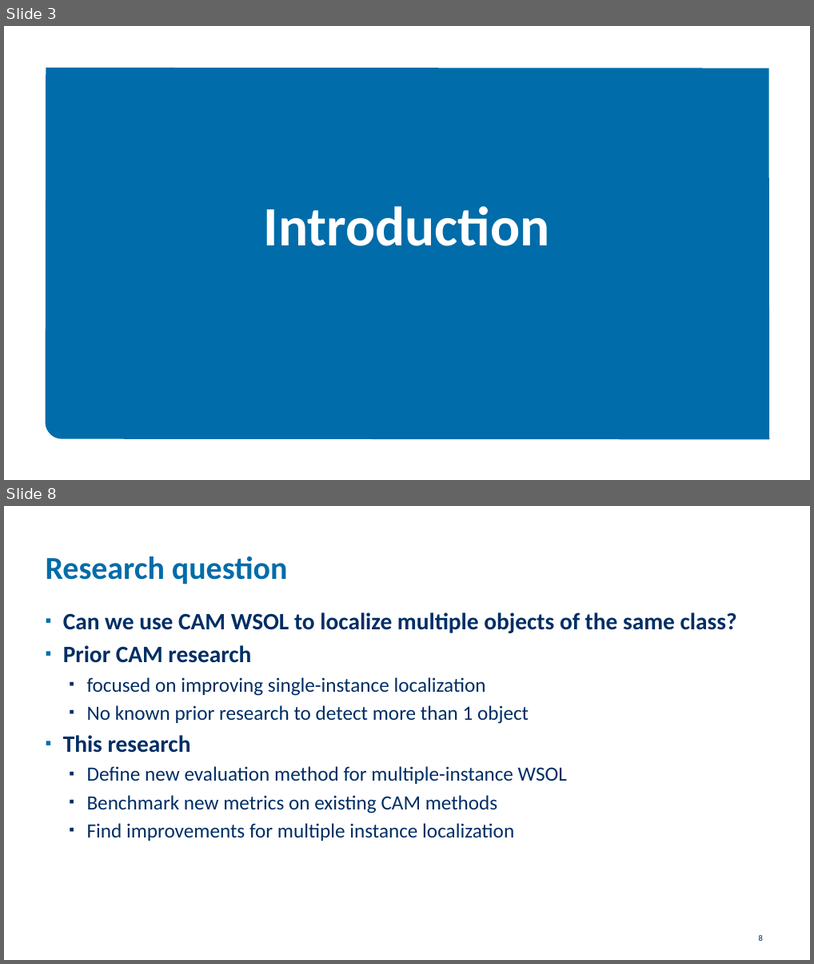
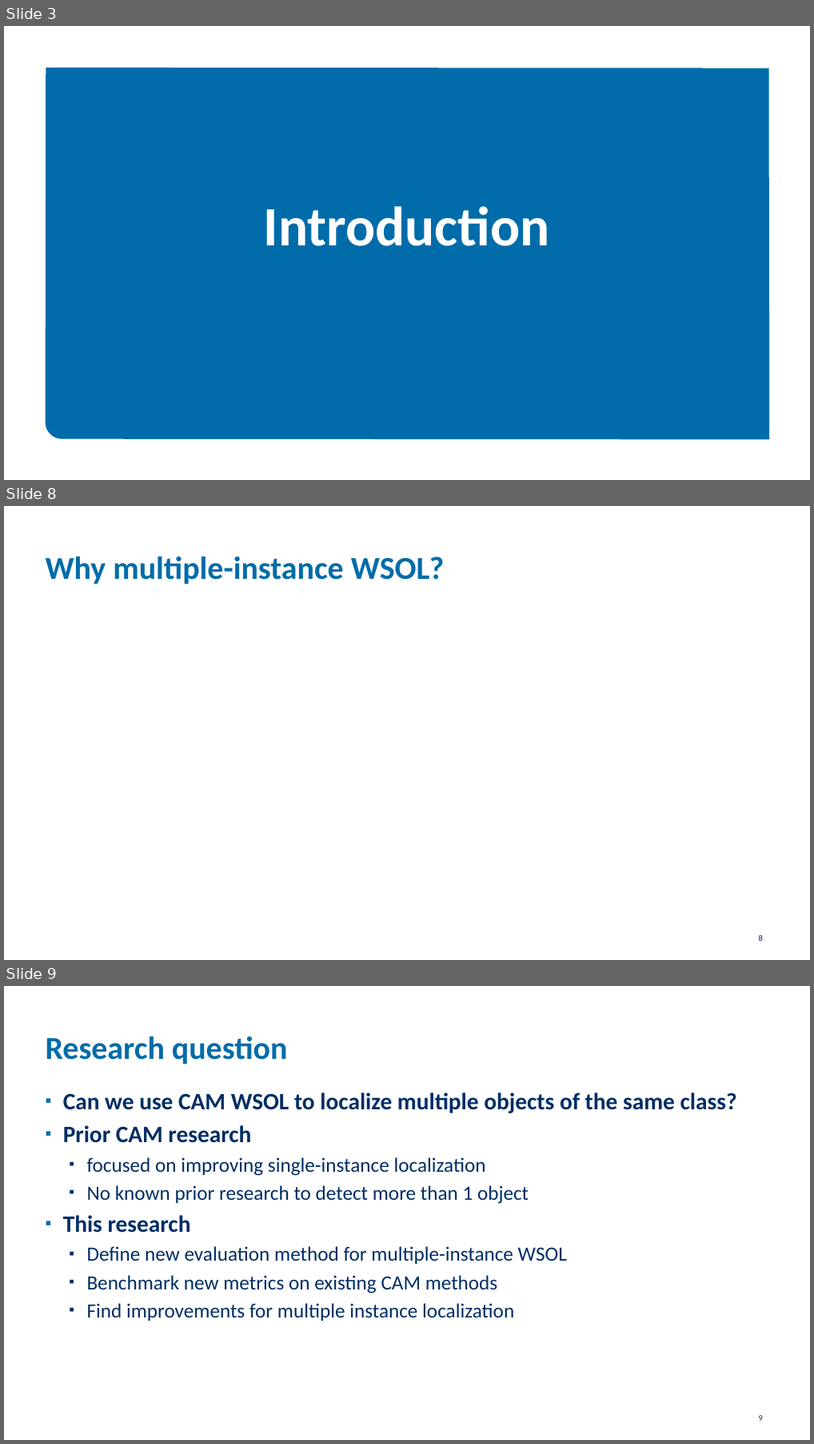
Before and after one commit to goemaereg/thesis, a slide deck: docs/pres_midterm.pptx. Shown one above the other, each under a label of ours: slides 3 and 8 before the commit, slides 3, 8 and 9 after it; the slides between them are not shown. The pictures are 814x964 and 814x1444 pixels, drawn with LibreOffice and Linux fonts; fonts in the diff are those of the drawing; background and template pictures are left out. Boxes give left, top, right and bottom in pixels: in the first picture for what was removed or moved away, otherwise in the second. Text is boxed around its words. In the diff, an @@ line names an element or a change of style, - is before the commit and + after.

```diff
--- a/docs/pres_midterm.pptx
+++ b/docs/pres_midterm.pptx
@@ slide 8 added at (4,506,810,960), background #FFFFFF @@
@@ title added at (46,556,444,584), 38 pt, text #006CA9, bold @@
+Why multiple-instance WSOL?
@@ page number added at (759,935,763,940), 10 pt, text #002E65 @@
+8
@@ what was slide 8 is now slide 9 @@
@@ page number at (759,1415,763,1420): text changed @@
-8
+9
```
Also in this commit, not shown: 2 slides changed, 2 other slides added, 2 slides removed, 2 other files.
